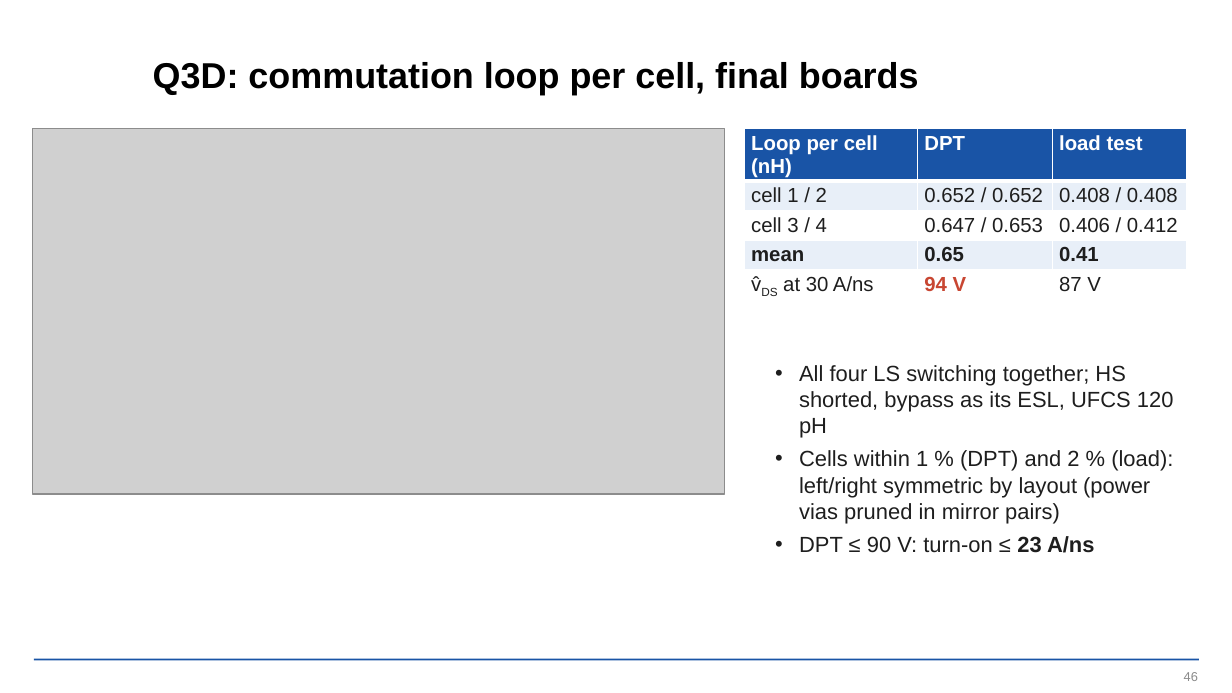
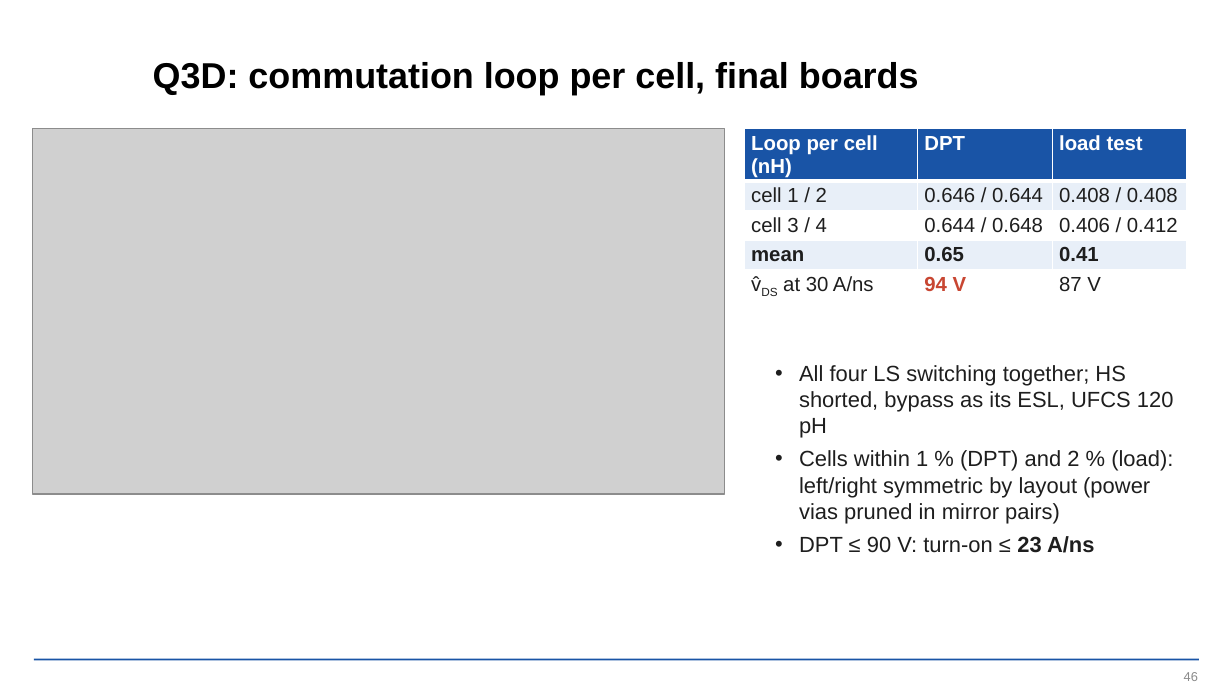
Before and after one commit to EnesAyaz/KTH, a slide deck: slide 46 of PCB-Design/reports/slides/spb_revb_design_flow.pptx. Drawn at 1232x693 pixels with LibreOffice and Linux fonts; fonts in the diff are those of the drawing; grey boxes stand for pictures; background and template pictures are left out. Boxes give left, top, right and bottom in pixels: in the first picture for what was removed or moved away, otherwise in the second. Text is boxed around its words. In the diff, an @@ line names an element or a change of style, - is before the commit and + after.

```diff
--- a/PCB-Design/reports/slides/spb_revb_design_flow.pptx
+++ b/PCB-Design/reports/slides/spb_revb_design_flow.pptx
@@ table at box(744, 128, 1186, 300) @@
-row 2, column 2: 0.652 / 0.652
+row 2, column 2: 0.646 / 0.644
-row 3, column 2: 0.647 / 0.653
+row 3, column 2: 0.644 / 0.648
```
Also in this commit, not shown: 24 other slides changed, 17 other files.
